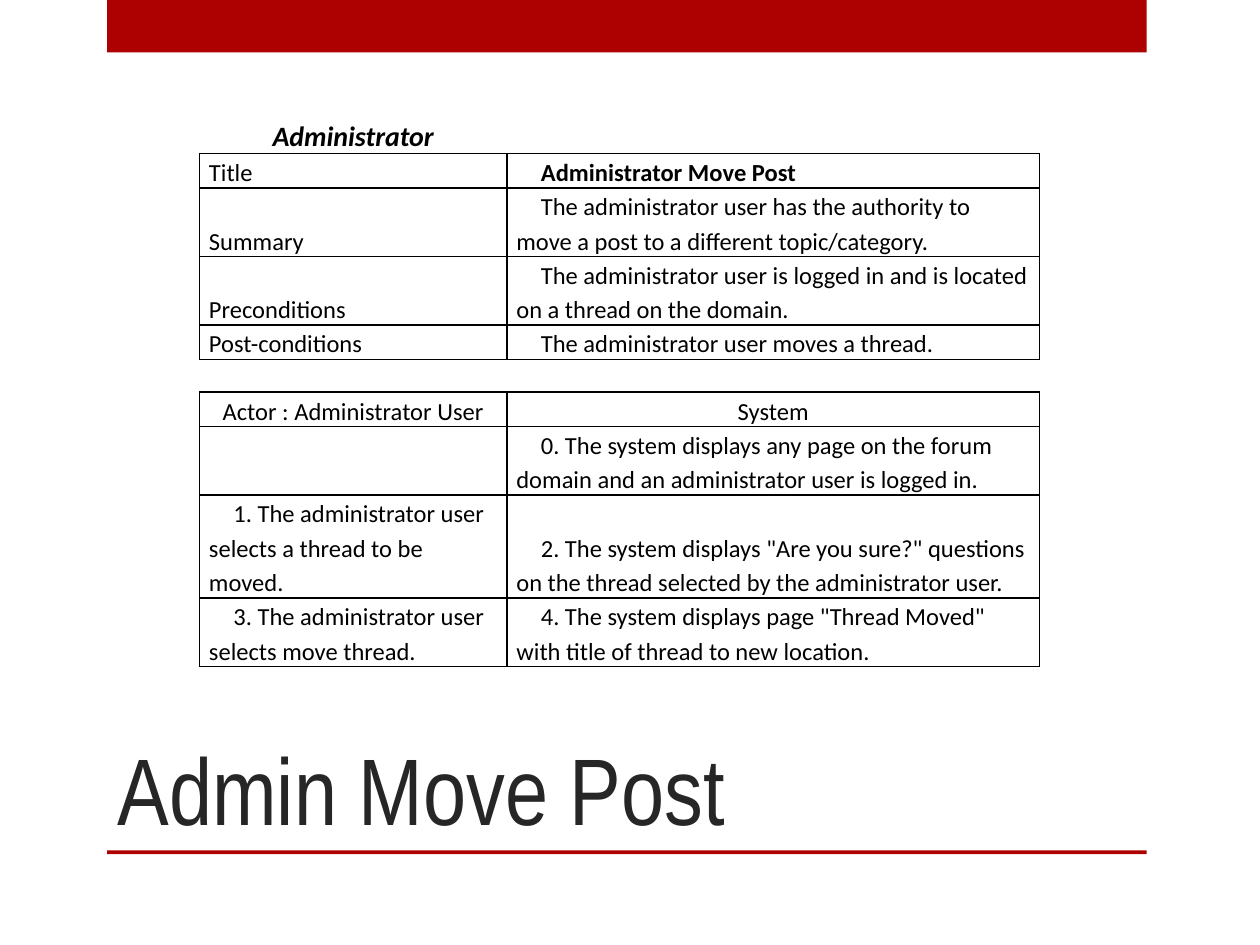
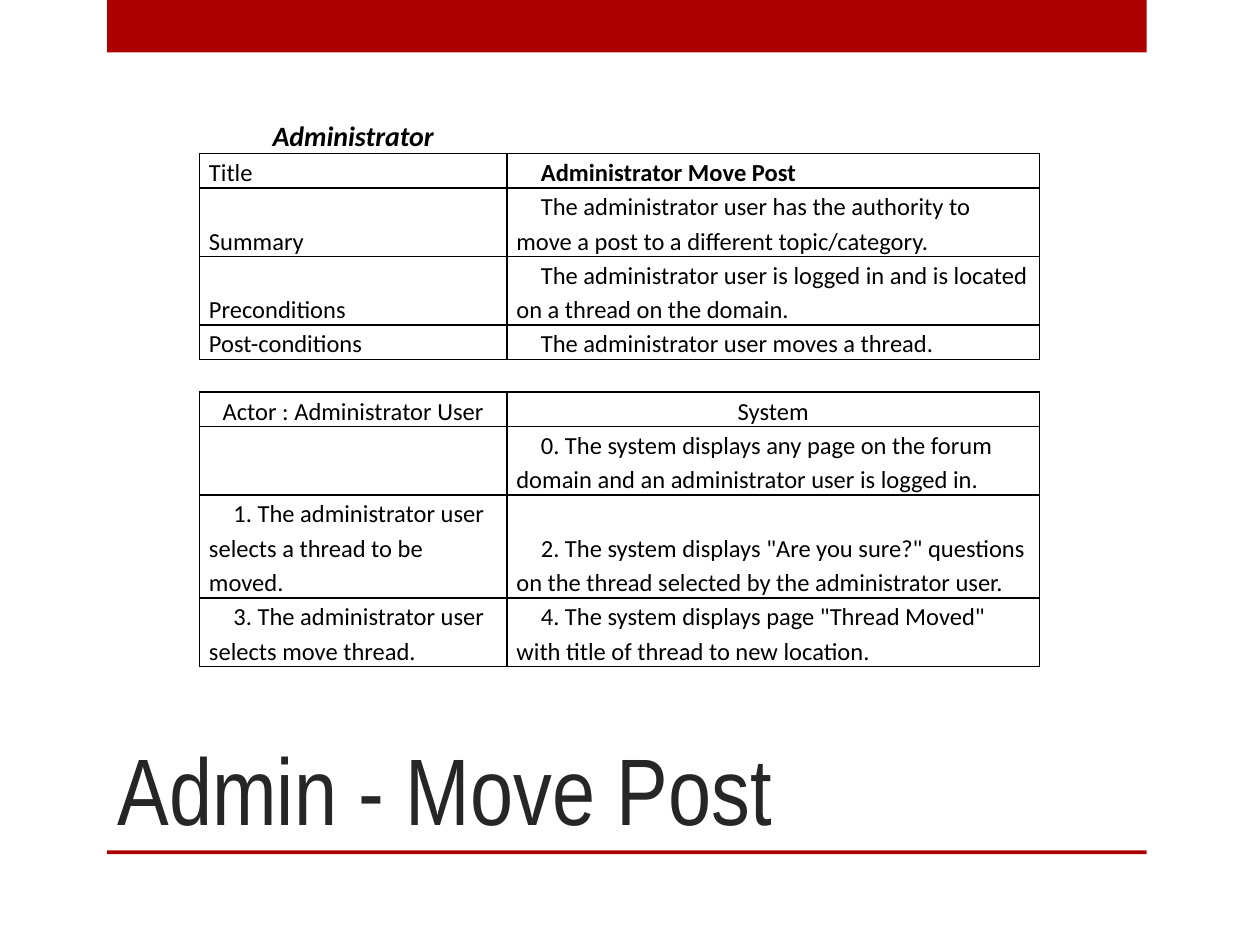
Before and after one commit to patrickbraud/CapstoneProject, a slide deck: slide 6 of Proposal/Design/Design_Presentation.pptx. Drawn at 1260x945 pixels with LibreOffice and Linux fonts; fonts in the diff are those of the drawing; background and template pictures are left out. Boxes give left, top, right and bottom in pixels: in the first picture for what was removed or moved away, otherwise in the second. Text is boxed around its words. In the diff, an @@ line names an element or a change of style, - is before the commit and + after.

```diff
--- a/Proposal/Design/Design_Presentation.pptx
+++ b/Proposal/Design/Design_Presentation.pptx
@@ title at <box>118,756,772,826</box>: text changed @@
-Admin Move Post
+Admin - Move Post
```
Also in this commit, not shown: 1 other slide changed, 10 slides added, 1 slide removed, 1 other file.
